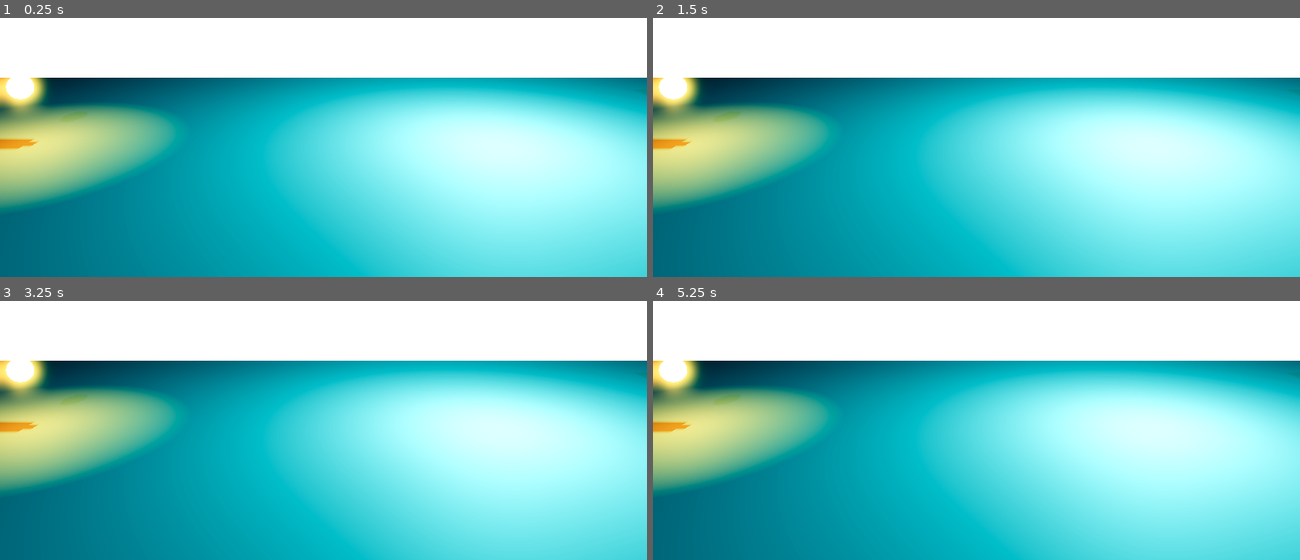
Above: before the commit, frames 1-4 (two rows, left to right).
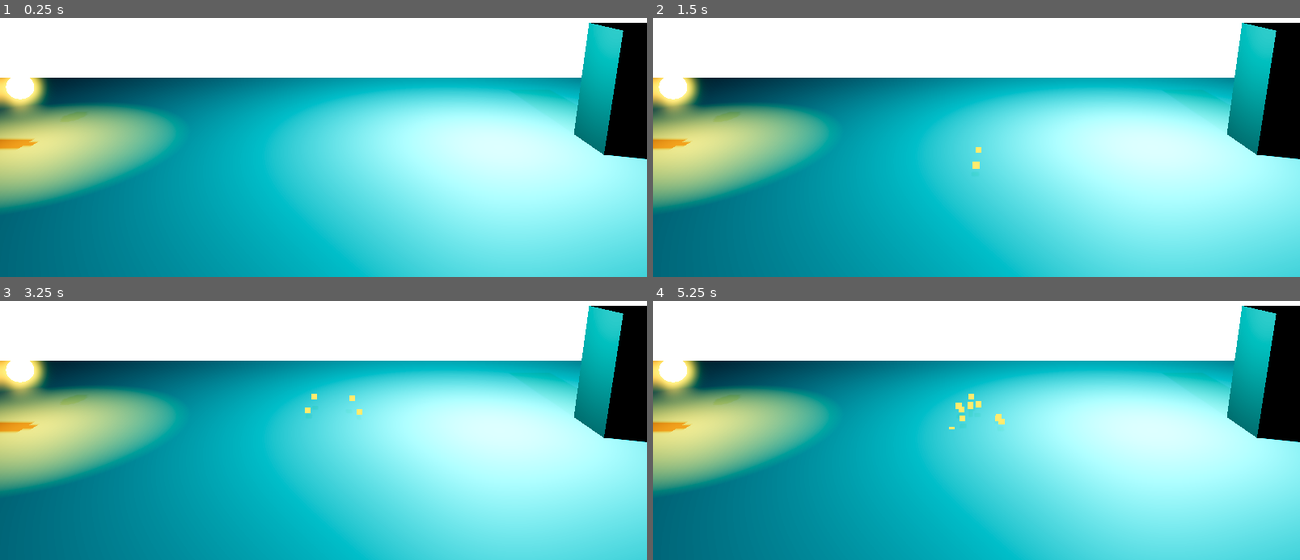
Above: after the commit, the same moments.

Repository: Chucotka/Skeleton-City-Cyber-Rebirth
Game: Godot game, scene res://scenes/levels/prologue_lab.tscn
Same seed, same stepped clock (60 frames per second), same inputs: the game is played once before the commit and once after it.
Inputs (mouse positions are in pixels of both pictures, inside the frame that each line leads up to):
- Up to frame 1 (0.25 s): no input
- Up to frame 2 (1.5 s): tap Enter (ui_accept) at 0.5, 0.77, 1.07, 1.25 s; move the mouse to (1118, 77) at 0.52 s; hold Right (ui_right) 0.53-1.28 s; tap E (interact) at 0.6 s; click (1118, 77) at 0.8 s; move the mouse to (847, 113) at 1.27 s; hold Left (ui_left) from 1.28 s (still down); click (847, 113) at 1.35 s
- Up to frame 3 (3.25 s): tap Enter (ui_accept) at 1.52, 1.55, 1.82, 2, 2.1, 2.75, 3.02 s; move the mouse to (outside the picture) at 2.02 s; release Left (ui_left) at 2.03 s; hold Right (ui_right) from 2.03 s (still down); tap E (interact) at 2.3, 2.85 s; move the mouse to (291, 451) at 2.77 s; click (291, 451) at 3.05 s
- Up to frame 4 (5.25 s): tap Enter (ui_accept) at 3.32, 3.5, 3.77, 3.8, 4.07, 4.25, 4.52, 4.82 s; move the mouse to (1170, 433) at 3.52 s; release Right (ui_right) at 3.53 s; hold Left (ui_left) from 3.53 s (still down); click (1170, 433) at 3.6 s; move the mouse to (782, 324) at 4.27 s; tap E (interact) at 4.35 s; move the mouse to (1008, 378) at 5.02 s; click (1008, 378) at 5.1 s

The runs differ from the first frame. In frame 1, 5.0% of the frame differs, in the area x 79-100%, y 1-55%; in frame 2, 5.0%; in frame 3, 5.0%; in frame 4, 5.1%, in the area x 45-100%, y 1-55%.

Commit message:
feat: implement melee combat system and state machine
- Implement enum-based state machine in PlayerController.
- Add MeleeAttack state with hitbox management.
- Create IDamageable base class for health and damage logic.
- Implement Hitbox3D with automatic spark particle spawning.
- Create 3D spark particle prefab for visual feedback.
- Integrate combat system into Prologue Lab with a test dummy.
- Map 'attack' input and refine sprite rendering settings.

Co-authored-by: Chucotka <196717376+Chucotka@users.noreply.github.com>

Diff:
--- a/project.godot
+++ b/project.godot
@@ -23,6 +23,12 @@
 "events": [Object(InputEventKey,"resource_local_to_scene":false,"resource_name":"","device":0,"window_id":0,"alt_pressed":false,"shift_pressed":false,"ctrl_pressed":false,"meta_pressed":false,"pressed":false,"keycode":0,"physical_keycode":69,"key_label":0,"unicode":0,"echo":false,"script":null)
 ]
 }
+attack={
+"deadzone": 0.5,
+"events": [Object(InputEventMouseButton,"resource_local_to_scene":false,"resource_name":"","device":-1,"window_id":0,"alt_pressed":false,"shift_pressed":false,"ctrl_pressed":false,"meta_pressed":false,"button_mask":0,"position":Vector2(0,0),"global_position":Vector2(0,0),"factor":1.0,"button_index":1,"canceled":false,"pressed":false,"double_click":false,"script":null)
+, Object(InputEventKey,"resource_local_to_scene":false,"resource_name":"","device":-1,"window_id":0,"alt_pressed":false,"shift_pressed":false,"ctrl_pressed":false,"meta_pressed":false,"pressed":false,"keycode":0,"physical_keycode":74,"key_label":0,"unicode":0,"echo":false,"script":null)
+]
+}
 
 [rendering]
 
--- a/scenes/levels/prologue_lab.tscn
+++ b/scenes/levels/prologue_lab.tscn
@@ -5,10 +5,19 @@
 [ext_resource type="PackedScene" path="res://scenes/prefabs/terminal.tscn" id="3_terminal"]
 [ext_resource type="PackedScene" path="res://scenes/prefabs/memory_fragment_item.tscn" id="4_memory"]
 [ext_resource type="Resource" path="res://resources/memories/first_memory.tres" id="5_mem_data"]
+[ext_resource type="Script" path="res://scripts/player/hitbox_3d.gd" id="6_hitbox"]
+[ext_resource type="Script" path="res://scripts/systems/i_damageable.gd" id="7_damageable"]
 
 [sub_resource type="CapsuleShape3D" id="CapsuleShape3D_1"]
 radius = 0.5
 height = 2.0
+
+[sub_resource type="BoxShape3D" id="BoxShape3D_2"]
+size = Vector3(1.5, 1, 1)
+
+[sub_resource type="StandardMaterial3D" id="StandardMaterial3D_Dummy"]
+albedo_color = Color(0.5, 0.2, 0.2, 1)
+roughness = 0.8
 
 [node name="PrologueLab" type="Node3D"]
 
@@ -49,6 +58,14 @@
 [node name="InteractionRay" type="RayCast3D" parent="Player"]
 target_position = Vector3(2, 0, 0)
 
+[node name="Hitbox3D" type="Area3D" parent="Player"]
+transform = Transform3D(1, 0, 0, 0, 1, 0, 0, 0, 1, 1, 1, 0)
+monitoring = false
+script = ExtResource("6_hitbox")
+
+[node name="CollisionShape3D" type="CollisionShape3D" parent="Player/Hitbox3D"]
+shape = SubResource("BoxShape3D_2")
+
 [node name="Terminal" parent="." instance=ExtResource("3_terminal")]
 transform = Transform3D(1, 0, 0, 0, 1, 0, 0, 0, 1, 8, 1, 0)
 
@@ -56,6 +73,15 @@
 transform = Transform3D(1, 0, 0, 0, 1, 0, 0, 0, 1, -5, 1, 0)
 memory_data = ExtResource("5_mem_data")
 
+[node name="BrokenRobotDummy" type="CSGBox3D" parent="."]
+transform = Transform3D(1, 0, 0, 0, 1, 0, 0, 0, 1, 5, 1, 0)
+use_collision = true
+size = Vector3(1, 2, 1)
+material = SubResource("StandardMaterial3D_Dummy")
+
+[node name="IDamageable" type="Node" parent="BrokenRobotDummy"]
+script = ExtResource("7_damageable")
+
 [node name="Camera3D" type="Camera3D" parent="."]
 transform = Transform3D(1, 0, 0, 0, 0.965926, 0.258819, 0, -0.258819, 0.965926, 0, 3, 8)
 current = true
--- /dev/null
+++ b/scenes/prefabs/spark_particles.tscn
@@ -0,0 +1,36 @@
+[gd_scene load_steps=4 format=3]
+
+[sub_resource type="StandardMaterial3D" id="StandardMaterial3D_1"]
+shading_mode = 0
+albedo_color = Color(1, 0.8, 0.2, 1)
+billboard_mode = 3
+particles_anim_h_frames = 1
+particles_anim_v_frames = 1
+particles_anim_loop = false
+
+[sub_resource type="QuadMesh" id="QuadMesh_1"]
+material = SubResource("StandardMaterial3D_1")
+size = Vector2(0.1, 0.1)
+
+[sub_resource type="GDScript" id="GDScript_1"]
+script/source = "extends CPUParticles3D
+
+func _ready():
+	emitting = true
+	await get_tree().create_timer(lifetime + 0.1).timeout
+	queue_free()
+"
+
+[node name="SparkParticles" type="CPUParticles3D"]
+emitting = false
+amount = 12
+one_shot = true
+explosiveness = 1.0
+mesh = SubResource("QuadMesh_1")
+direction = Vector3(1, 1, 1)
+spread = 180.0
+gravity = Vector3(0, -9.8, 0)
+initial_velocity_min = 3.0
+initial_velocity_max = 5.0
+color = Color(1, 0.6, 0, 1)
+script = SubResource("GDScript_1")
--- /dev/null
+++ b/scripts/player/hitbox_3d.gd
@@ -0,0 +1,52 @@
+extends Area3D
+class_name Hitbox3D
+
+## Hitbox for melee attacks. Detects IDamageable objects and spawns spark particles.
+
+@export var damage: float = 20.0
+@export var spark_prefab: PackedScene = preload("res://scenes/prefabs/spark_particles.tscn")
+
+func _ready() -> void:
+	# Start disabled, will be enabled by animations or state machine
+	monitoring = false
+	area_entered.connect(_on_area_entered)
+	body_entered.connect(_on_body_entered)
+
+func _on_area_entered(area: Area3D) -> void:
+	_check_damageable(area)
+
+func _on_body_entered(body: Node3D) -> void:
+	_check_damageable(body)
+
+func _check_damageable(target: Node) -> void:
+	# Calculate impact point
+	var impact_point = target.global_position if target is Node3D else global_position
+
+	var damageable = _find_damageable(target)
+	if damageable:
+		damageable.take_damage(damage, impact_point)
+
+	# Always spawn sparks for visual feedback, even for walls
+	spawn_sparks(impact_point)
+
+func _find_damageable(node: Node) -> IDamageable:
+	# Check children for IDamageable
+	for child in node.get_children():
+		if child is IDamageable:
+			return child
+	# Check if node itself is IDamageable
+	if node is IDamageable:
+		return node
+	# Check parent if it's a component-like structure
+	if node.get_parent() is IDamageable:
+		return node.get_parent()
+	return null
+
+func spawn_sparks(pos: Vector3) -> void:
+	if spark_prefab:
+		var sparks = spark_prefab.instantiate()
+		get_tree().root.add_child(sparks)
+		sparks.global_position = pos
+		if sparks is GPUParticles3D or sparks is CPUParticles3D:
+			sparks.emitting = true
+			# Auto-free after emission is done if configured in prefab
--- a/scripts/player/player_controller.gd
+++ b/scripts/player/player_controller.gd
@@ -1,7 +1,9 @@
 extends CharacterBody3D
 
 ## HD-2D Player Controller for Skeleton City: Cyber Rebirth
-## Handles 2D movement in a 3D environment for the Mechanized Skeleton protagonist.
+## Handles 2D movement, states, and combat for the Mechanized Skeleton.
+
+enum State { IDLE, MOVE, JUMP, ATTACK, HURT, DEAD }
 
 @export_group("Movement")
 @export var speed: float = 5.0
@@ -9,41 +11,55 @@
 @export var acceleration: float = 20.0
 @export var friction: float = 15.0
 
+@export_group("Combat")
+@export var attack_duration: float = 0.4
+@export var attack_cooldown: float = 0.2
+
 @export_group("Interaction")
 @export var interaction_range: float = 2.0
 
 @onready var sprite: Sprite3D = $Sprite3D
 @onready var interaction_ray: RayCast3D = $InteractionRay
+@onready var hitbox: Hitbox3D = $Hitbox3D
 
 signal interaction_triggered(interactable: Node)
+signal state_changed(new_state: State)
 
 # Get the gravity from the project settings to be synced with RigidBody nodes.
 var gravity: float = ProjectSettings.get_setting("physics/3d/default_gravity")
+var current_state: State = State.IDLE
+var attack_timer: float = 0.0
+var cooldown_timer: float = 0.0
 
 func _ready() -> void:
 	# Ensure Z-axis locking is enabled for HD-2D movement
 	axis_lock_linear_z = true
+	if hitbox:
+		hitbox.monitoring = false
 
 func _physics_process(delta: float) -> void:
-	# Add the gravity.
+	# Timers
+	if attack_timer > 0:
+		attack_timer -= delta
+		if attack_timer <= 0:
+			end_attack()
+
+	if cooldown_timer > 0:
+		cooldown_timer -= delta
+
+	# Gravity
 	if not is_on_floor():
 		velocity.y -= gravity * delta
 
-	# Handle Jump.
-	if Input.is_action_just_pressed("ui_accept") and is_on_floor():
-		velocity.y = jump_velocity
-
-	# Get input direction
-	var input_dir := Input.get_axis("ui_left", "ui_right")
-
-	# Handle horizontal movement
-	if input_dir != 0:
-		velocity.x = move_toward(velocity.x, input_dir * speed, acceleration * delta)
-		# Flip sprite and raycast based on direction
-		sprite.flip_h = input_dir < 0
-		interaction_ray.target_position.x = input_dir * interaction_range
-	else:
-		velocity.x = move_toward(velocity.x, 0, friction * delta)
+	# Handle states
+	match current_state:
+		State.IDLE, State.MOVE, State.JUMP:
+			handle_standard_movement(delta)
+			if Input.is_action_just_pressed("attack") and cooldown_timer <= 0:
+				start_attack()
+		State.ATTACK:
+			# Slow down or stop movement during attack
+			velocity.x = move_toward(velocity.x, 0, friction * delta)
 
 	# Safety: Force Z position to 0 to prevent drift
 	global_position.z = 0
@@ -54,13 +70,59 @@
 	if Input.is_action_just_pressed("interact"):
 		check_interaction()
 
+func handle_standard_movement(delta: float) -> void:
+	# Handle Jump.
+	if Input.is_action_just_pressed("ui_accept") and is_on_floor():
+		velocity.y = jump_velocity
+		change_state(State.JUMP)
+
+	# Get input direction
+	var input_dir := Input.get_axis("ui_left", "ui_right")
+
+	# Handle horizontal movement
+	if input_dir != 0:
+		velocity.x = move_toward(velocity.x, input_dir * speed, acceleration * delta)
+		# Flip sprite, raycast, and hitbox based on direction
+		sprite.flip_h = input_dir < 0
+		interaction_ray.target_position.x = input_dir * interaction_range
+		if hitbox:
+			hitbox.position.x = abs(hitbox.position.x) * (1 if input_dir > 0 else -1)
+
+		if is_on_floor():
+			change_state(State.MOVE)
+	else:
+		velocity.x = move_toward(velocity.x, 0, friction * delta)
+		if is_on_floor():
+			change_state(State.IDLE)
+
+func change_state(new_state: State) -> void:
+	if current_state == new_state:
+		return
+	current_state = new_state
+	state_changed.emit(current_state)
+
+func start_attack() -> void:
+	change_state(State.ATTACK)
+	attack_timer = attack_duration
+	if hitbox:
+		hitbox.monitoring = true
+	print("Melee Attack Started")
+
+func end_attack() -> void:
+	if hitbox:
+		hitbox.monitoring = false
+	cooldown_timer = attack_cooldown
+	if is_on_floor():
+		change_state(State.IDLE)
+	else:
+		change_state(State.JUMP)
+	print("Melee Attack Ended")
+
 func check_interaction() -> void:
 	if interaction_ray.is_colliding():
 		var collider = interaction_ray.get_collider()
 		if collider:
 			var interactable = null
-
-			# Check for interact method on the collider or its parent
 			if collider.has_method("interact"):
 				interactable = collider
 			elif collider.get_parent().has_method("interact"):
@@ -70,5 +132,3 @@
 				interactable.interact()
 				interaction_triggered.emit(interactable)
 				print("Interacted with: ", interactable.name)
-			else:
-				print("Object in range but not interactable: ", collider.name)
--- /dev/null
+++ b/scripts/systems/i_damageable.gd
@@ -0,0 +1,28 @@
+extends Node
+class_name IDamageable
+
+## Base class (Interface) for objects that can receive damage in Skeleton City.
+
+@export var max_health: float = 100.0
+@onready var current_health: float = max_health
+
+signal health_changed(new_health: float)
+signal damaged(amount: float, impact_point: Vector3)
+signal died()
+
+func take_damage(amount: float, impact_point: Vector3 = Vector3.ZERO) -> void:
+	current_health -= amount
+	current_health = max(0, current_health)
+
+	print(get_parent().name if get_parent() else name, " took ", amount, " damage. Health: ", current_health)
+
+	damaged.emit(amount, impact_point)
+	health_changed.emit(current_health)
+
+	if current_health <= 0:
+		die()
+
+func die() -> void:
+	print(get_parent().name if get_parent() else name, " died.")
+	died.emit()
+	# Default behavior: queue_free() or disable
